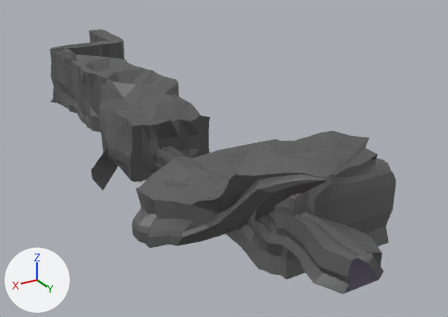
Renders of the Blender file TresFabulasGeniales/Assets/Modelos/Entorno/segundaHistoria/escena3/mazmorra.blend from each side of a commit.
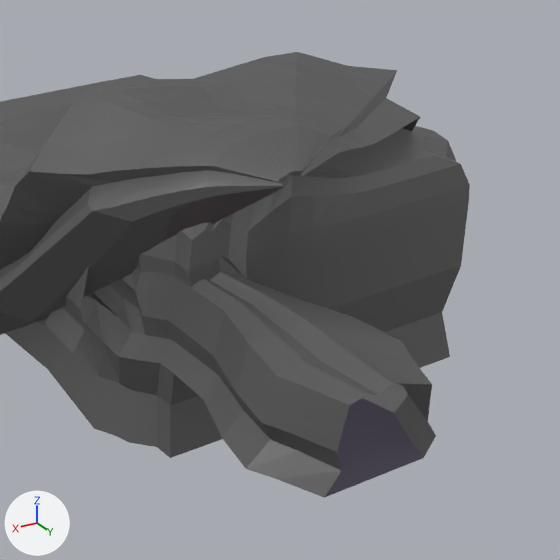
There are two pictures of each version: one whole from a camera (50 mm lens) standing at (101.0, 306.0, 82.0) and looking at (6.0, 149.0, 3.0), one close up on the part from 50% to 96% of the width and 35% to 100% of the height. The lights are fixed; the arrows at lower left show +X, +Y and +Z.
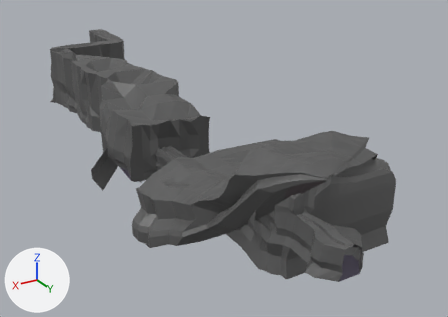
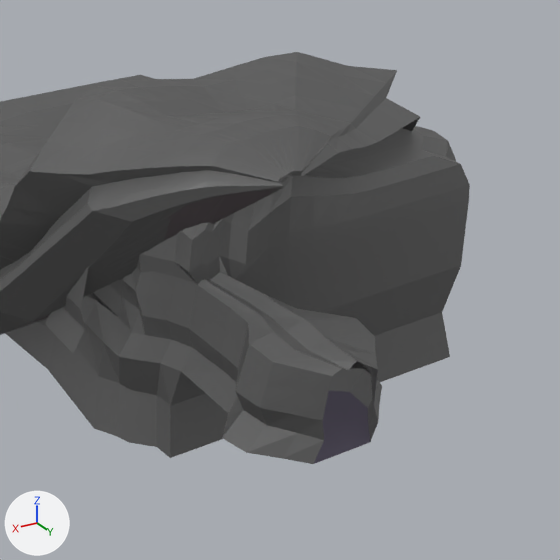
Where the change shows, as pixel boxes (x1, y1, x2, y2) in the close-ups (560 x 560 px):
'Plane', reshaped
    before: (0, 52, 470, 498)
    after: (0, 52, 470, 464)
part 1 of me_plane, built on
    before: (157, 249, 436, 498)
    after: (157, 249, 382, 464)

The change, as a diff of the scene's bpy script:
```diff
--- a/TresFabulasGeniales/Assets/Modelos/Entorno/segundaHistoria/escena3/mazmorra.blend.py
+++ b/TresFabulasGeniales/Assets/Modelos/Entorno/segundaHistoria/escena3/mazmorra.blend.py
@@ me_plane @@
 # used by ob_plane; location = (0.0, 0.0, 0.0); scale = (3.06, 3.06, 3.06)
-me_plane.from_pydata(...)  # 4686 vertices, 4492 faces; spans x -2.4..16.8, y 7.8..78.2, z -0.3..11.3
+me_plane.from_pydata(...)  # 4786 vertices, 4563 faces; spans x -2.4..16.8, y 7.8..77.1, z -0.3..11.3
+# me_plane part 1
+# 18 faces are deleted
+# 10 vertices in x 11.3..11.7, y 72.5..73.9, z 5.6..7.9 move by (-0.2, 0.0, 0.0)
+# 8 vertices in x 9.1..9.5, y 72.5..73.8, z 5.6..7.5 move by (0.5, 0.0, 0.0)
+# 4 vertices in x 8.6, y 77.1, z 5.6..7.4 move by (0.6, -0.5, 0.0)
+# 4 vertices in x 9.0, y 78.1, z 5.6..7.4 move by (0.6, -1.0, 0.0)
+# 3 vertices in x 8.3, y 76.4, z 5.6..7.0 move by (0.4, -0.4, 0.0)
+# 45 vertices move from x 7.8..12.6, y 73.8..78.2, z 5.6..7.9 to x 8.3..12.2, y 73.8..77.1, z 5.6..7.9
+# 8 vertices are added at x 9.1..11.2, y 74.5..74.6, z 5.6..8.0
+# 5 new vertices lie (0.0, 0.7, 0.0) away from vertices in x 9.4..11.7, y 73.8..73.9, z 5.6..7.9
+# 5 new vertices lie (0.1, 0.7, 0.0) away from vertices in x 10.1..11.5, y 73.8..73.9, z 5.6..8.0
+# 24 new faces join them, mat_material (dark grey #5a5a5a)
+# 12 new faces join them, mat_material_002 (dark purple #524d5c)
 me_plane.materials.append(mat_material)
```
